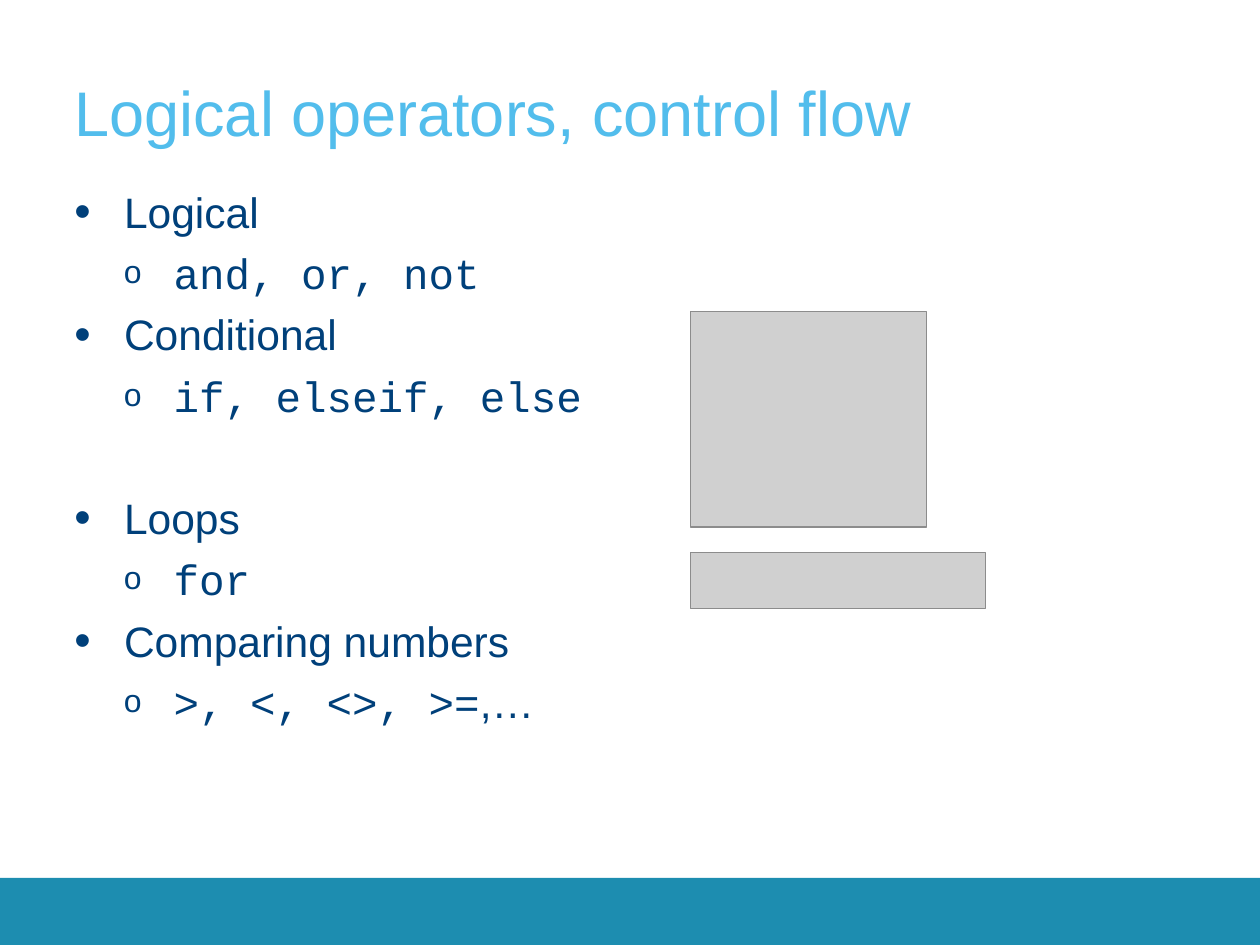
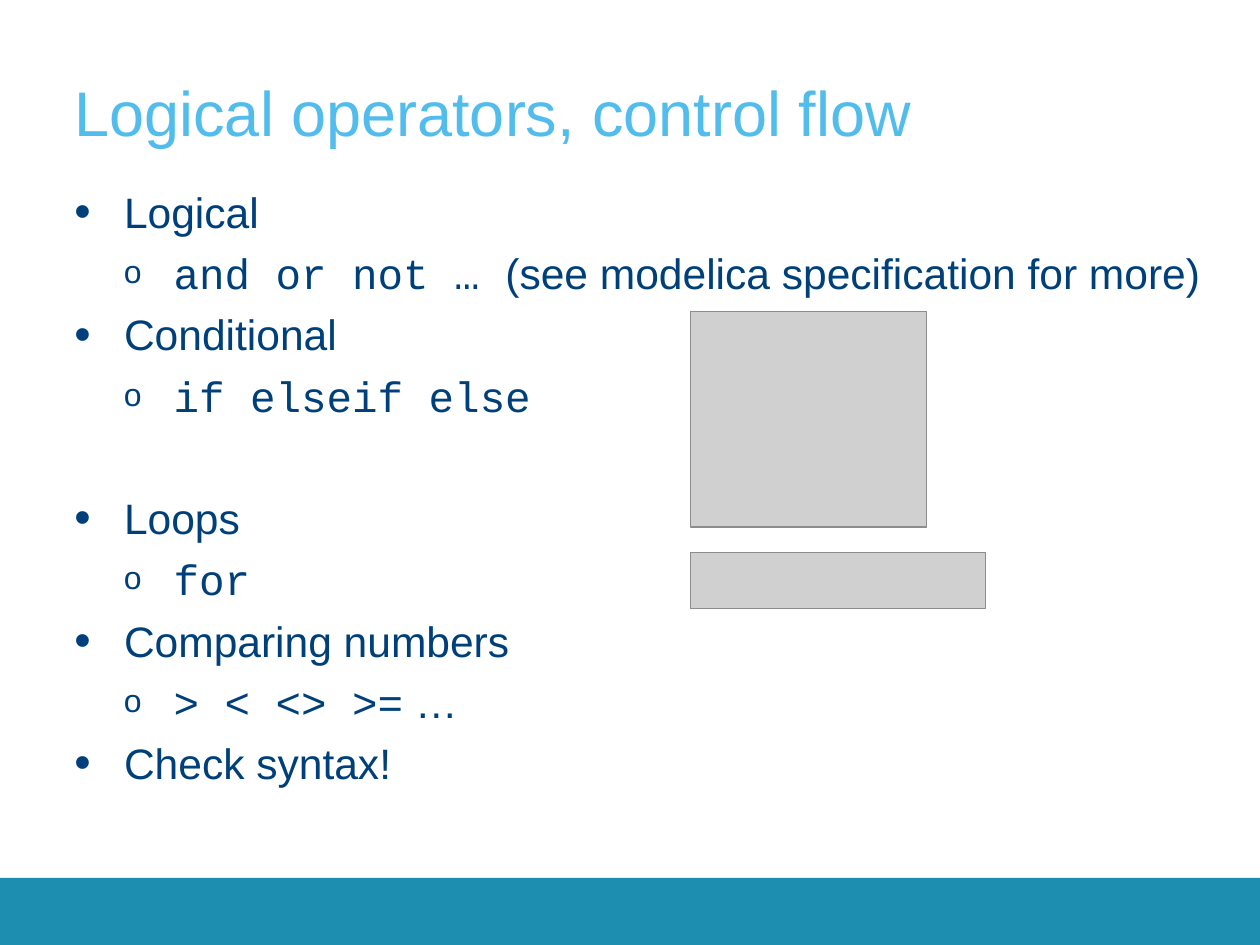
Before and after one commit to aswathnaray/__CrashCourse__, a slide deck: slide 28 of 2017-2018/Presentations/CrashCourse_2016.pptx (slide 22 before the commit). Drawn at 1260x945 pixels with LibreOffice and Linux fonts; fonts in the diff are those of the drawing; grey boxes stand for pictures; background and template pictures are left out. Boxes give left, top, right and bottom in pixels: in the first picture for what was removed or moved away, otherwise in the second. Text is boxed around its words. In the diff, an @@ line names an element or a change of style, - is before the commit and + after.

```diff
--- a/2017-2018/Presentations/CrashCourse_2016.pptx
+++ b/2017-2018/Presentations/CrashCourse_2016.pptx
@@ text at <box>174,258,1200,297</box>: text changed; font Courier New to Arial @@
-  o and, or, not
+  o and or not … (see modelica specification for more)
@@ text at <box>174,381,531,413</box>: text changed @@
-  o if, elseif, else
+  o if elseif else
@@ text at <box>124,748,391,787</box>: text changed; font Courier New to Arial @@
-  o >, <, <>, >=,…
+  o > < <> >= …
+• Check syntax!
```
Also in this commit, not shown: 14 other slides changed, 14 slides added, 10 slides removed.
